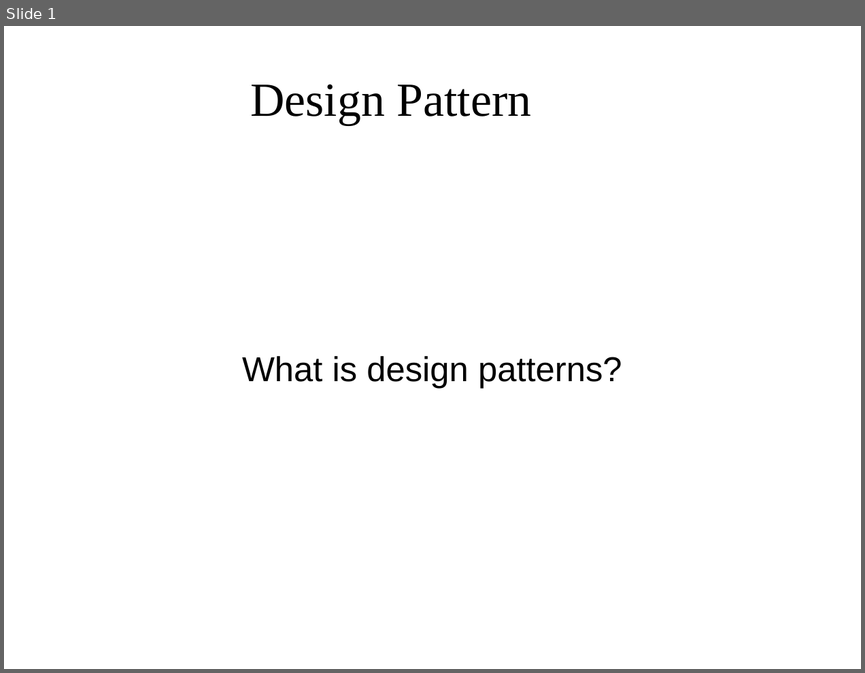
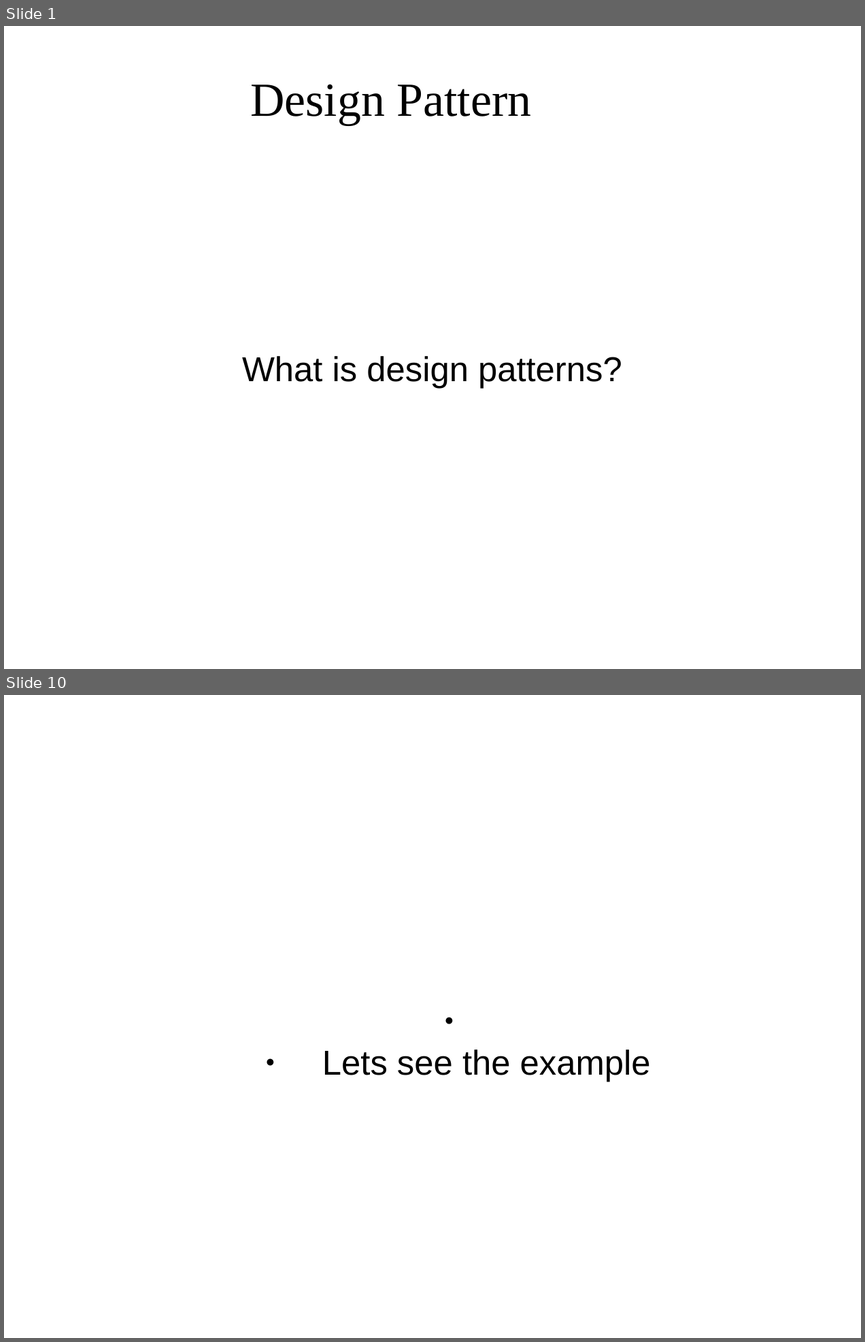
Before and after one commit to ogaleamol/decorator, a slide deck: decoratorDesignPattern.pptx. Shown one above the other, each under a label of ours: slide 1 before the commit, slides 1 and 10 after it; the slides between them are not shown. The pictures are 865x673 and 865x1342 pixels, drawn with LibreOffice and Linux fonts; fonts in the diff are those of the drawing; background and template pictures are left out. Boxes give left, top, right and bottom in pixels: in the first picture for what was removed or moved away, otherwise in the second. Text is boxed around its words. In the diff, an @@ line names an element or a change of style, - is before the commit and + after.

```diff
--- a/decoratorDesignPattern.pptx
+++ b/decoratorDesignPattern.pptx
@@ slide 10 added at (4,695,861,1338), background picture (left out) @@
@@ text added at (322,1049,651,1082), 32 pt, text #000000 @@
+● Lets see the example
```
Also in this commit, not shown: 7 slides changed, 2 other slides added, 1 slide removed.
